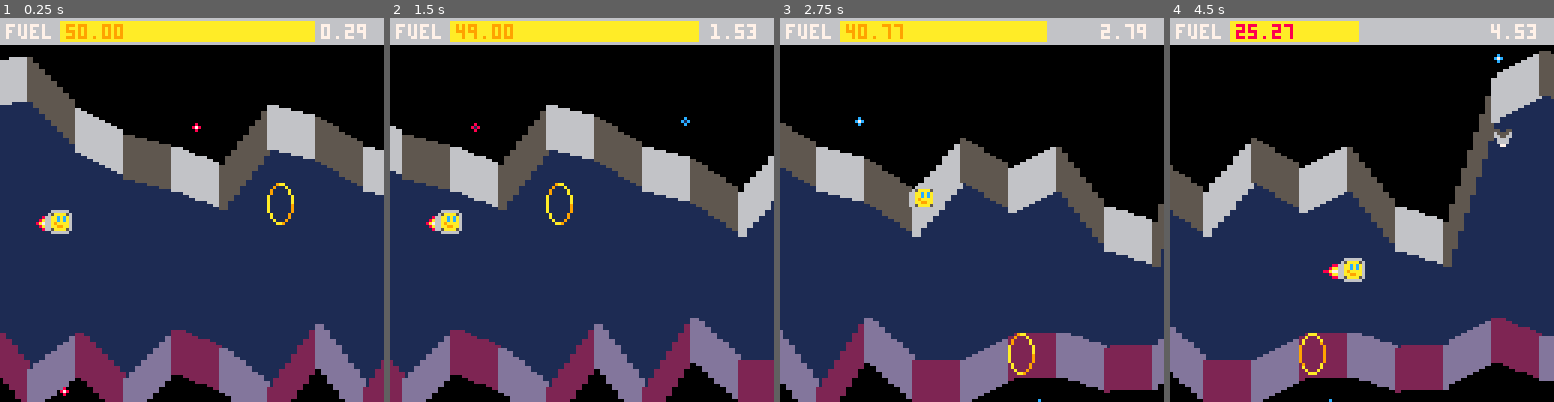
Above: before the commit, frames 1-4 (left to right).
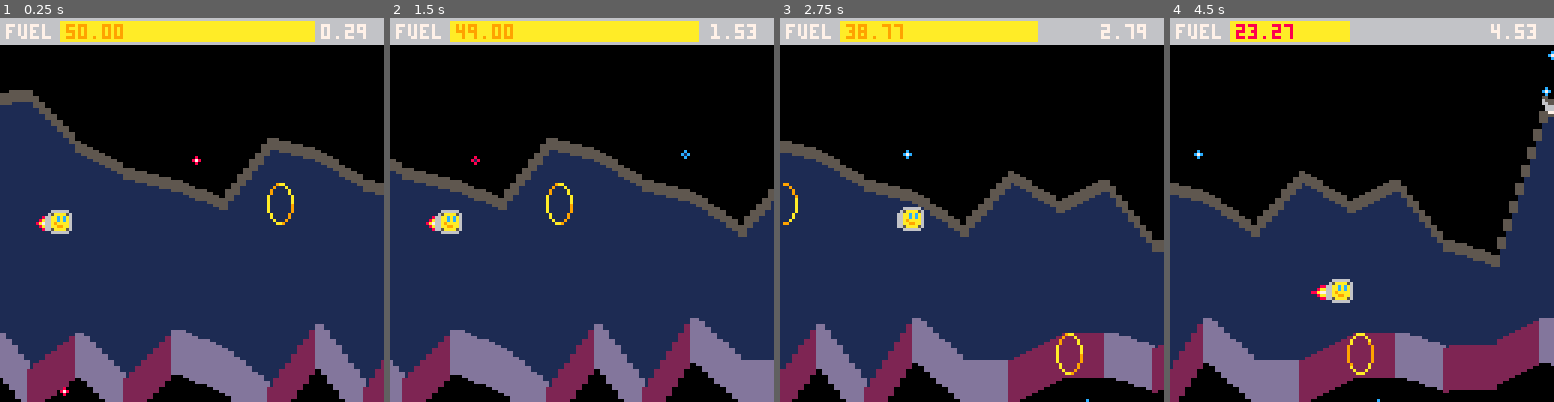
Above: after the commit, the same moments.

Repository: broquaint/pico8-carts
Game: PICO-8 cartridge eggjam3.p8
Same seed, same stepped clock (60 frames per second), same inputs: the game is played once before the commit and once after it.
Inputs:
- Up to frame 1 (0.25 s): no input
- Up to frame 2 (1.5 s): tap X (X key) at 0.33, 1.07 s; tap O (Z key) at 0.7 s
- Up to frame 3 (2.75 s): hold Right 1.6-2.1 s; tap O (Z key) at 1.7, 2.1, 2.5 s; tap X (X key) at 1.85 s; hold Up 2.15-2.42 s; hold Right from 2.47 s (still down)
- Up to frame 4 (4.5 s): tap O (Z key) every 0.4 s from 2.9 to 4.1 s; tap X (X key) at 2.97, 4.08 s; release Right at 3.03 s; hold Left 3.08-3.58 s; hold Down 3.63-3.97 s; hold Right from 4.02 s (still down)

The runs differ from the first frame. In frame 1, 17% of the frame differs, in the area x 0-100%, y 10-100%; in frame 2, 14%; in frame 3, 26%; in frame 4, 31%, in the area x 0-100%, y 0-100%.

Commit message:
Change terrain
Now the top terrain is a simple line and the bottom terrain is light
when going down and dark going up. Hopefully now it will read a little
more clearly.

Diff:
--- a/eggjam3.p8
+++ b/eggjam3.p8
@@ -115,7 +115,7 @@
       end
    end
 
-   local colours = {{silver,dim_grey},{magenta,violet},{silver,white}}
+   local colours = {{dim_grey,silver},{magenta,violet},{silver,white}}
    -- Calculate terrain
    local x = 0
    for i = 1, #lvl.up - 2, 2 do
@@ -123,13 +123,18 @@
       local tc_down = colours[i < 60 and 2 or i < 120 and 1 or 3]
 
       calc_terrain_step(terrain.up,   lvl.up[i],   lvl.up[i+1],   x, tc_up[1])
-      calc_terrain_step(terrain.down, lvl.down[i], lvl.down[i+1], x, tc_down[1])
+      local from, to = lvl.down[i], lvl.down[i+1]
+      local tc = from > to and tc_down[1] or tc_down[2]
+      calc_terrain_step(terrain.down, from, to, x, tc)
 
       x += 16
       i += 1
 
+      from, to = lvl.down[i], lvl.down[i+1]
+      tc = from > to and tc_down[1] or tc_down[2]
+
       calc_terrain_step(terrain.up,   lvl.up[i],   lvl.up[i+1],   x, tc_up[2])
-      calc_terrain_step(terrain.down, lvl.down[i], lvl.down[i+1], x, tc_down[2])
+      calc_terrain_step(terrain.down, lvl.down[i], lvl.down[i+1], x, tc)
 
       x += 16
 
@@ -138,7 +143,7 @@
       local gap    = down_y - up_y
       if gap > 20 then
          if x % 128 == 0 and randx(3) > 1 then
-            local oy  = up_y - 4
+            local oy  = up_y - g_td
             local obj = make_obj({
                   type=o_stalactite,
                   y=oy, x=x,
@@ -201,7 +206,7 @@
 
 function did_collide_up(x, y)
    local function coll_test(pos, px0, px1, py0, py1)
-      local pos_top = max(1, pos.y - g_td)
+      local pos_top = max(1, pos.y)
       return ((px0 >= pos.x and px0 <= (pos.x+2))
            or (px1 >= pos.x and px1 <= (pos.x+2)))
          and py0 < pos_top
@@ -467,8 +472,8 @@
    cls(navy)
 
    draw_terrain(terrain.up, function(t)
-                   local from_y = t.y - g_td
-                   rectfill(t.x, from_y, t.x+2, t.y, t.colour)
+                   local from_y = t.y - 4
+                   rectfill(t.x, from_y, t.x+2, t.y, dim_grey)
                    rectfill(t.x, 0, t.x+2, from_y, black)
                    if t.texture then
                       draw_terrain_texture(t.x, from_y - t.texture.offset, t.texture)
